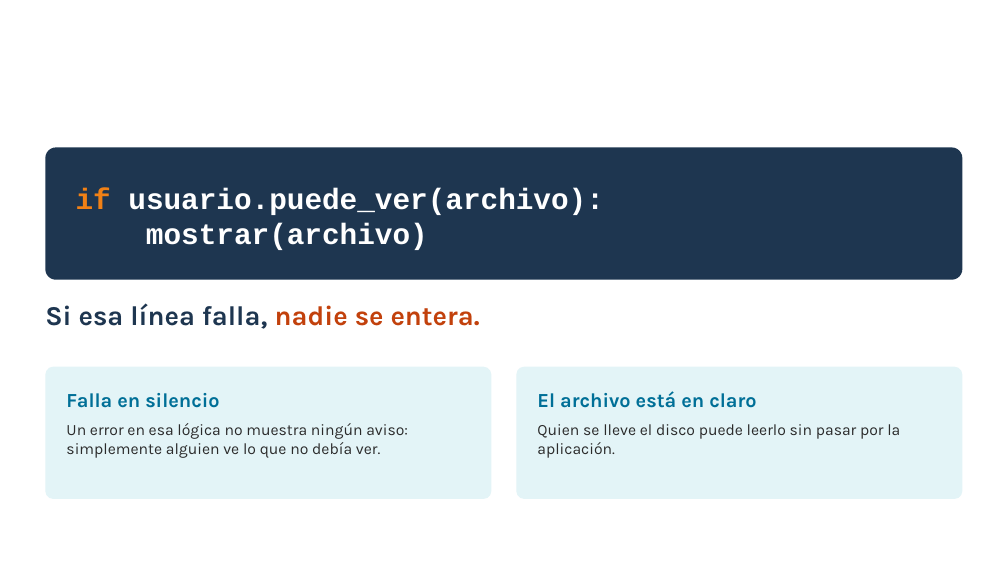
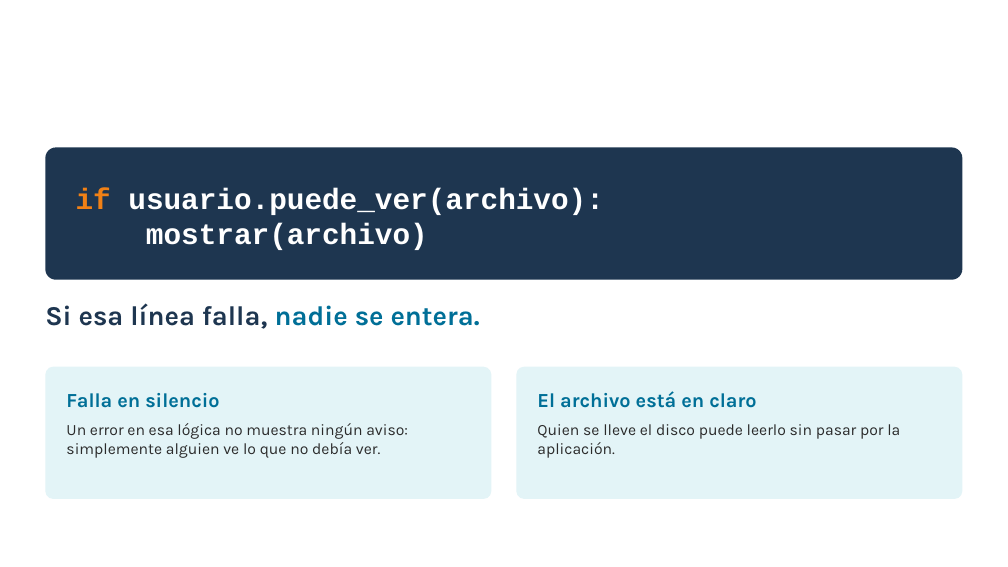
Before and after one commit to yanni2327/custodia, a slide deck: slide 3 of docs/Custodia_charla_TED.pptx (slide 2 before the commit). Drawn at 1008x567 pixels with LibreOffice and Linux fonts; fonts in the diff are those of the drawing; background and template pictures are left out. Boxes give left, top, right and bottom in pixels: in the first picture for what was removed or moved away, otherwise in the second. Text is boxed around its words. In the diff, an @@ line names an element or a change of style, - is before the commit and + after.

```diff
--- a/docs/Custodia_charla_TED.pptx
+++ b/docs/Custodia_charla_TED.pptx
@@ text "Si esa línea falla, nadie ..." at (x1=45, y1=303, x2=480, y2=329): text colour #C2410C to #006F97 in "nadie se entera." @@
```
Also in this commit, not shown: 8 other slides changed, 4 slides added, 1 other file.
